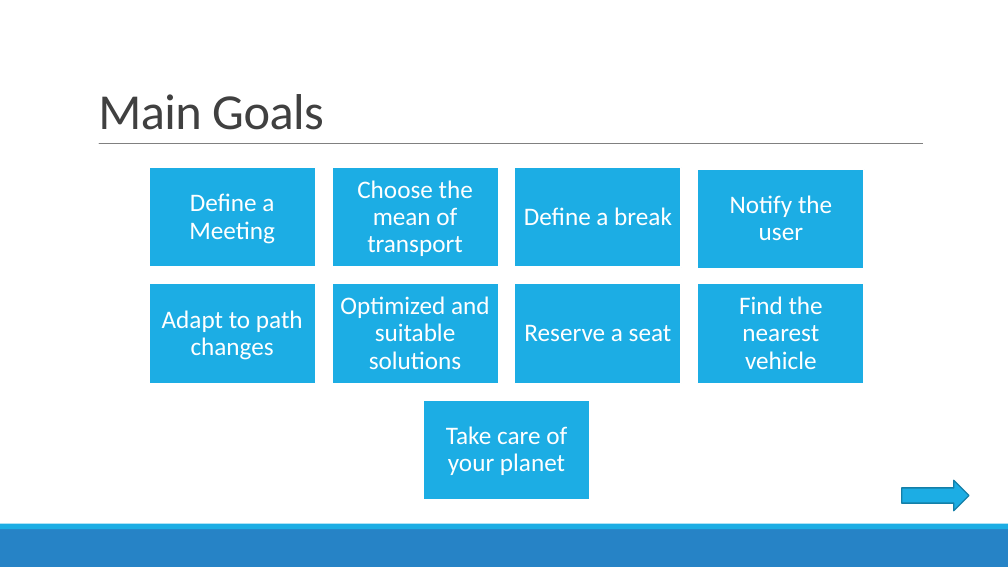
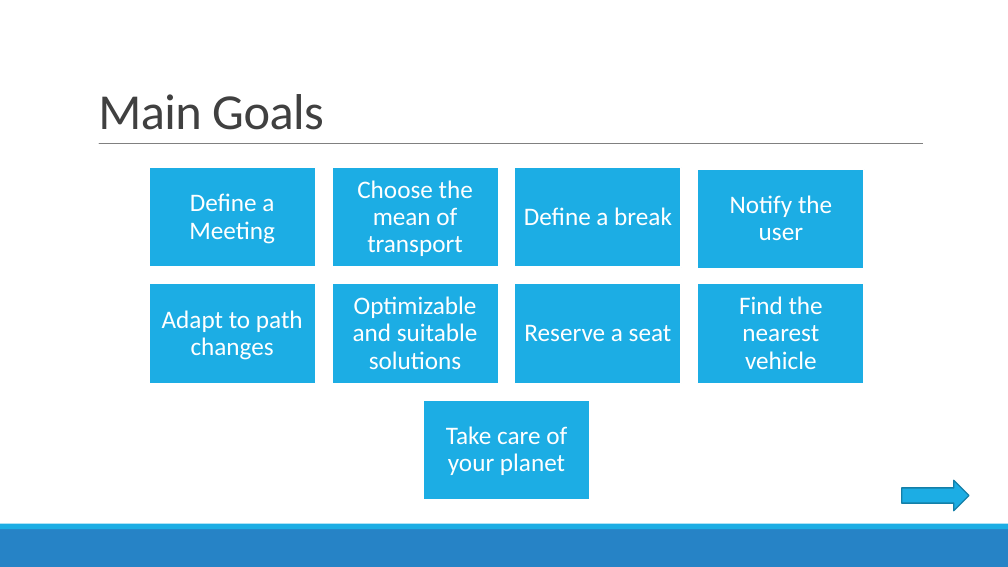
Before and after one commit to lagniluca/SE2-Travlendar-Project, a slide deck: slide 2 of Presentations/RASD Presentation .pptx. Drawn at 1008x567 pixels with LibreOffice and Linux fonts; fonts in the diff are those of the drawing. Boxes give left, top, right and bottom in pixels: in the first picture for what was removed or moved away, otherwise in the second. Text is boxed around its words. In the diff, an @@ line names an element or a change of style, - is before the commit and + after.

```diff
--- a/Presentations/RASD Presentation .pptx
+++ b/Presentations/RASD Presentation .pptx
@@ text at [353,296,478,369]: text changed @@
-Optimized and suitable solutions
+Optimizable and suitable solutions
```
Also in this commit, not shown: 5 other slides changed, 1 slide added, 1 slide removed.
